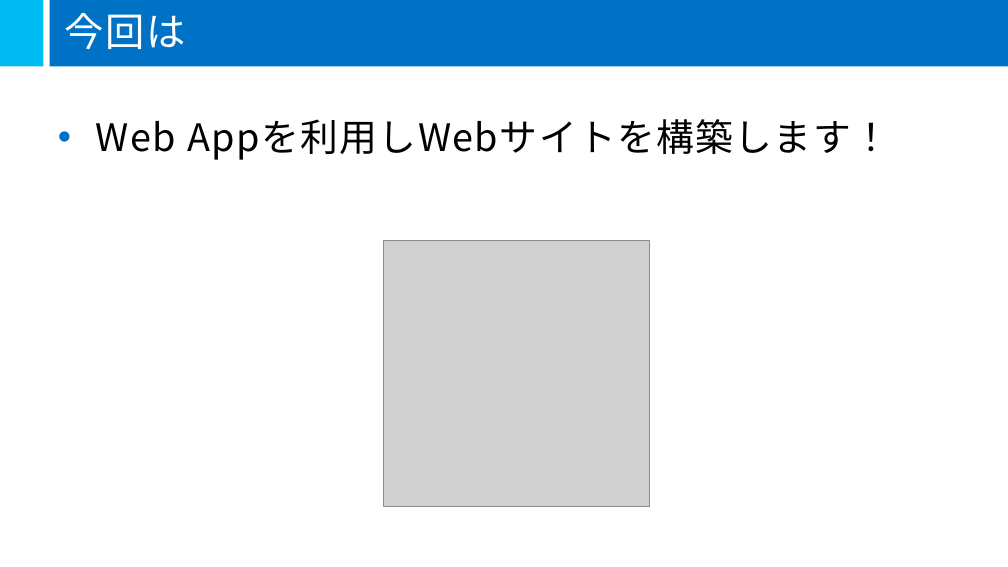
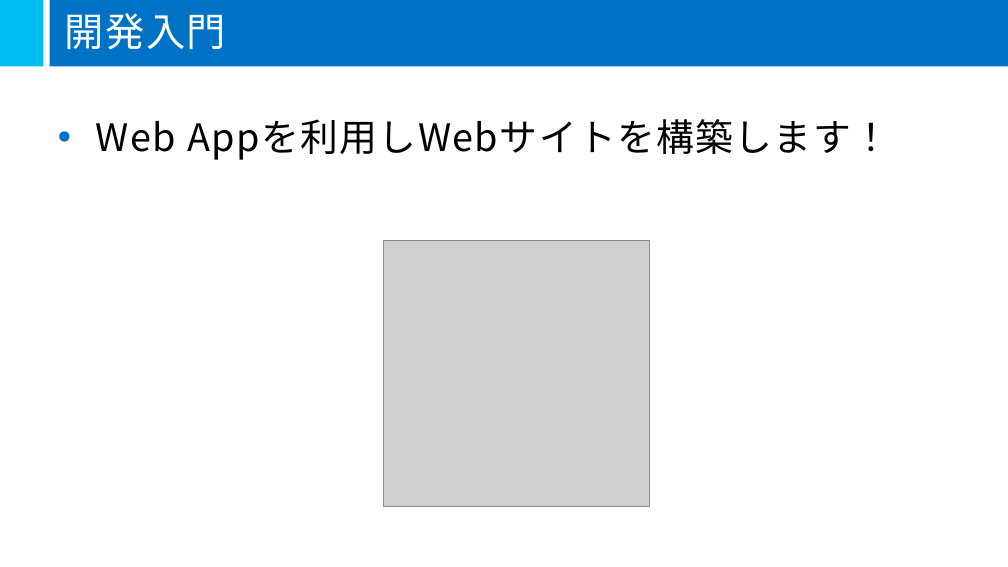
Before and after one commit to mspjp/20160611TokyoSeminar, a slide deck: slide 42 of 05-Microsoft Azure/05-Microsoft Azure.pptx (slide 41 before the commit). Drawn at 1008x567 pixels with LibreOffice and Linux fonts; fonts in the diff are those of the drawing; grey boxes stand for pictures. Boxes give left, top, right and bottom in pixels: in the first picture for what was removed or moved away, otherwise in the second. Text is boxed around its words. In the diff, an @@ line names an element or a change of style, - is before the commit and + after.

Commit message:
開発デモスライドの追加 全体的なフォント配色の変更 デモ部分、とりあえず抑えておきたい機能は数個追加しデモ部分は終了 ロードマップ、機械学習を追加し完成になる予定です。 日曜までには。。。（すいません）

```diff
--- a/05-Microsoft Azure/05-Microsoft Azure.pptx
+++ b/05-Microsoft Azure/05-Microsoft Azure.pptx
@@ title at <box>65,13,226,50</box>: text changed @@
-今回は
+開発入門
```
Also in this commit, not shown: 4 other slides changed, 9 slides added, 1 slide removed.
